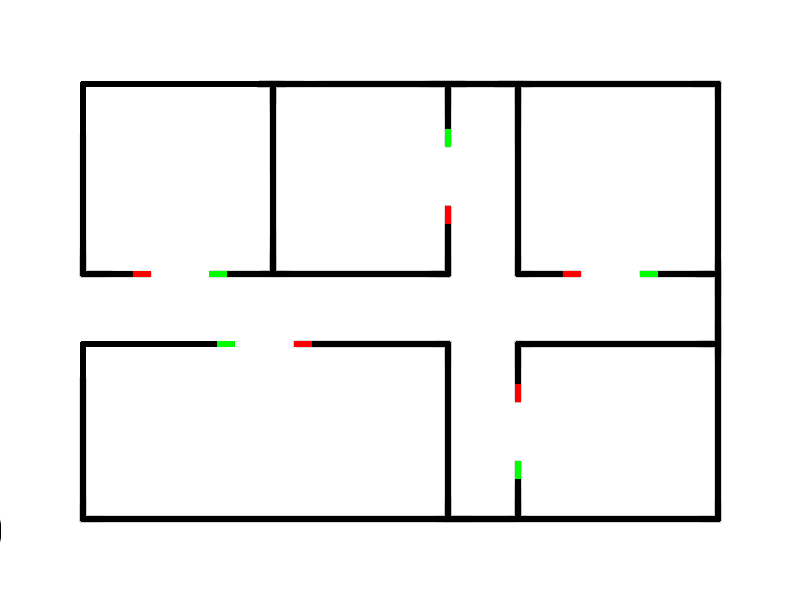
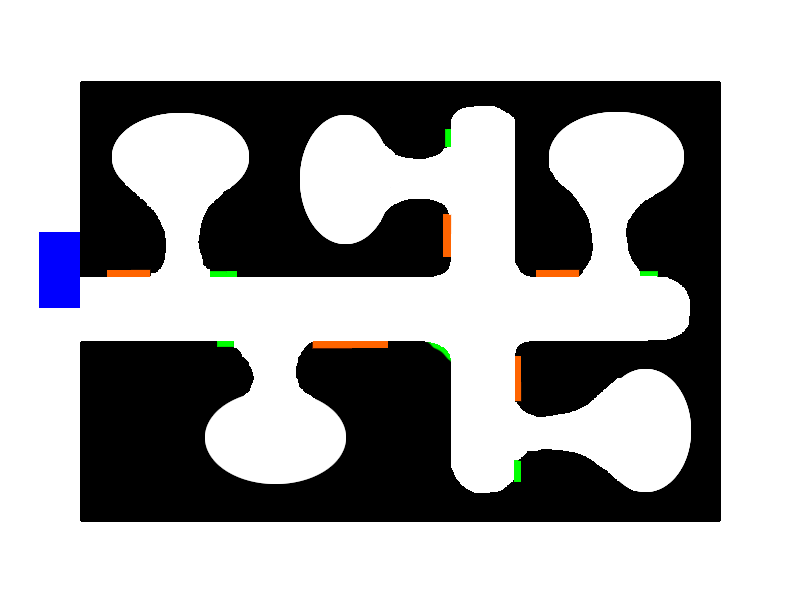
Before/after of a 800×600 layered artwork. What changed in the layer stack:
removed layer "Layer 5" over [515, 384, 521, 403]
removed layer "Layer 4" over [445, 205, 451, 224]
removed layer "Layer 3" over [562, 271, 581, 277]
removed layer "Layer 2" over [132, 271, 151, 277]
removed layer "Layer 1" over [293, 341, 312, 347]
painted on "Layer 0" over [0, 80, 722, 543]
